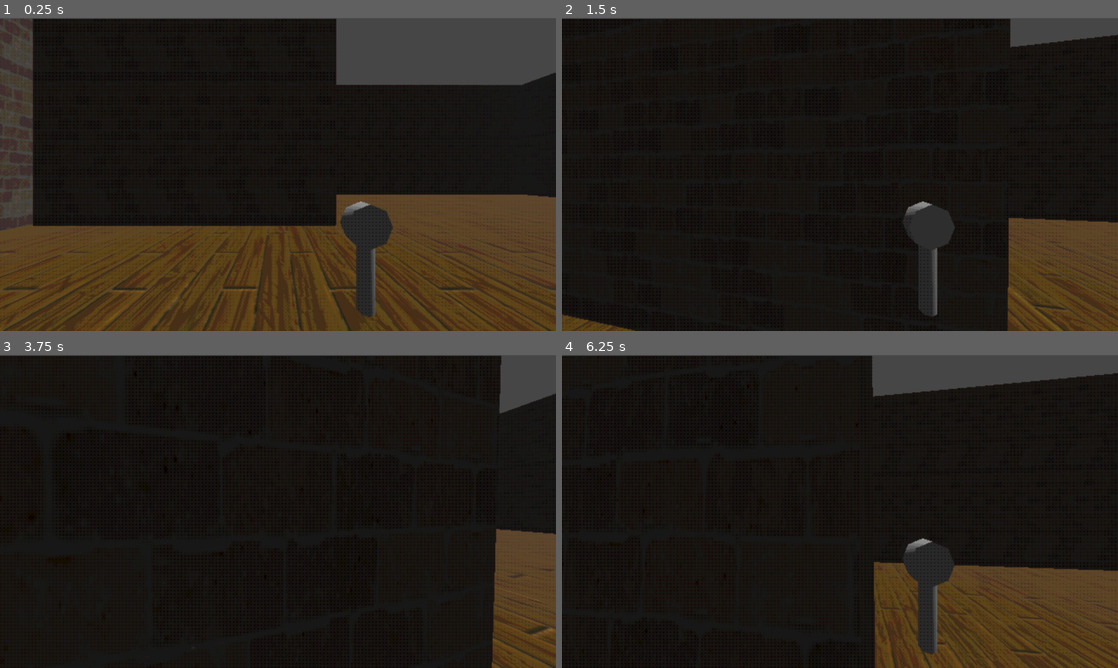
Above: before the commit, frames 1-4 (two rows, left to right).
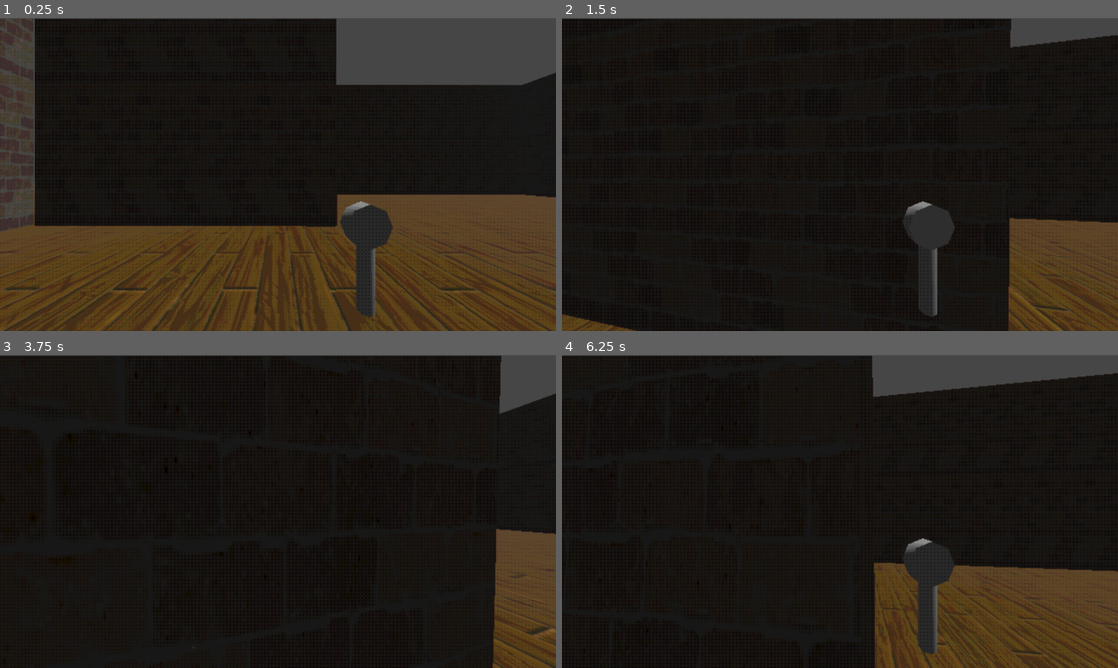
Above: after the commit, the same moments.

Repository: electrp/ggj25
Game: Godot game, scene res://levels/lvl_Room1.tscn
Same seed, same stepped clock (60 frames per second), same inputs: the game is played once before the commit and once after it. This scene is started directly instead of the project's main scene.
Inputs (mouse positions are in pixels of both pictures, inside the frame that each line leads up to):
- Up to frame 1 (0.25 s): no input
- Up to frame 2 (1.5 s): tap Enter at 0.5 s; move the mouse to (867, 174) at 0.52 s; hold Up (ui_up) from 0.53 s (still down); tap E (Interact, bound only after the commit) at 0.6 s; click (867, 174) at 0.67 s; tap Space (ui_accept) at 0.77 s; move the mouse to (812, 174) at 1.27 s; click (812, 174) at 1.35 s
- Up to frame 3 (3.75 s): keep holding Up (ui_up); tap Space (ui_accept) at 1.52, 2.75, 3.02 s; tap E (Interact, bound only after the commit) at 1.55, 2.1, 2.85 s; move the mouse to (289, 505) at 2.02 s; move the mouse to (272, 517) at 2.77 s; click (272, 517) at 2.92 s; move the mouse to (316, 514) at 3.52 s; press the mouse at (316, 514) at 3.53 s
- Up to frame 4 (6.25 s): tap Space (ui_accept) at 3.77, 4.52, 5, 6.02 s; tap E (Interact, bound only after the commit) at 3.8, 4.35, 5.1, 6.05 s; move the mouse to (795, 508) at 4.27 s; release the mouse at (795, 508) at 4.28 s; move the mouse to (845, 511) at 5.02 s; click (845, 511) at 5.17 s; move the mouse to (817, 505) at 5.77 s; release Up (ui_up) at 5.78 s; hold Right (ui_right) from 5.78 s (still down); click (817, 505) at 5.85 s

The runs differ from the first frame. In frame 1, 0.3% of the frame differs, in the area x 4-100%, y 0-97%; in frame 2, 0.1%; in frame 3, less than 0.1%; in frame 4, 0.1%.

Commit message:
Evil more level

Diff:
--- a/ggj25/levels/lvl_Room1.tscn
+++ b/ggj25/levels/lvl_Room1.tscn
@@ -10,6 +10,7 @@
 [ext_resource type="PackedScene" uid="uid://blp4ky1vg6all" path="res://assets/materials/models/grate.fbx" id="5_d6it0"]
 [ext_resource type="PackedScene" uid="uid://r5iernwak6gt" path="res://prefabs/pf_PauseMenu.tscn" id="5_upi7x"]
 [ext_resource type="PackedScene" uid="uid://dmjmirg3qxamh" path="res://prefabs/pf_Door.tscn" id="6_6pof4"]
+[ext_resource type="PackedScene" uid="uid://1anltr3fenvl" path="res://prefabs/pf_Button.tscn" id="11_0koqu"]
 
 [sub_resource type="ShaderMaterial" id="ShaderMaterial_1nht1"]
 shader = ExtResource("1_txtqo")
@@ -88,7 +89,7 @@
 size = Vector3(0.861328, 1, 1)
 
 [node name="Player" parent="SubViewportContainer/SubViewport" instance=ExtResource("1_2lqyt")]
-transform = Transform3D(1, 0, 0, 0, 1, 0, 0, 0, 1, 3.09027, 1.82582, 0.0133736)
+transform = Transform3D(0.999997, 0.00054823, 0.00234128, -0.000543907, 0.999998, -0.00185548, -0.00234229, 0.00185421, 0.999996, 3.09027, 1.82582, 0.0133736)
 
 [node name="BubbleSpawner" parent="SubViewportContainer/SubViewport" instance=ExtResource("2_j1ux3")]
 transform = Transform3D(-4.37114e-08, -0.130368, -4.37114e-08, 0, -5.69858e-09, 1, -1, 5.69858e-09, 1.91069e-15, 14.4437, 2.25992, 0.852121)
@@ -206,9 +207,9 @@
 size = Vector3(0.0151445, 0.536621, 1)
 
 [node name="WallRight11" type="CSGBox3D" parent="SubViewportContainer/SubViewport" groups=["poppable"]]
-transform = Transform3D(3.51541e-05, 0, -0.266045, 0, 9.49386, 0, 268.077, 0, 3.48876e-08, 44.6039, 3.36721, -1.20229)
-use_collision = true
-size = Vector3(0.0887308, 0.536621, 1)
+transform = Transform3D(3.51541e-05, 0, -0.266045, 0, 9.49386, 0, 268.077, 0, 3.48876e-08, 44.6039, 3.36721, -7.12501)
+use_collision = true
+size = Vector3(0.132918, 0.536621, 1)
 
 [node name="WallRight12" type="CSGBox3D" parent="SubViewportContainer/SubViewport" groups=["poppable"]]
 transform = Transform3D(3.51541e-05, 0, -0.266045, 0, 9.49386, 0, 268.077, 0, 3.48876e-08, 44.6039, 3.36721, 7.44928)
@@ -248,37 +249,113 @@
 [node name="Node3D" parent="SubViewportContainer/SubViewport/grate3" instance=ExtResource("3_xm7k1")]
 transform = Transform3D(-0.124, -1.32883e-08, 8.50316e-08, 1.08404e-08, -0.152, -4.82366e-08, -1.10989e-07, 7.71786e-08, -0.095, 0, 0, 0.277514)
 
+[node name="WallRight13" type="CSGBox3D" parent="SubViewportContainer/SubViewport" groups=["poppable"]]
+transform = Transform3D(-134.038, 0, -0.230402, 0, 9.49386, 0, 232.161, 0, -0.133023, 39.2111, 3.39614, 3.09619)
+use_collision = true
+size = Vector3(0.0225687, 0.536621, 1)
+
+[node name="WallRight14" type="CSGBox3D" parent="SubViewportContainer/SubViewport" groups=["poppable"]]
+transform = Transform3D(3.51541e-05, 0, -0.266045, 0, 9.49386, 0, 268.077, 0, 3.48876e-08, 40.6676, 3.38551, -3.16561)
+use_collision = true
+size = Vector3(0.0271464, 0.536621, 1)
+
+[node name="WallRight15" type="CSGBox3D" parent="SubViewportContainer/SubViewport" groups=["poppable"]]
+transform = Transform3D(3.51541e-05, 0, -0.266045, 0, 9.49386, 0, 268.077, 0, 3.48876e-08, 42.1742, 3.38551, -3.30511)
+use_collision = true
+size = Vector3(0.001, 0.536621, 1)
+
+[node name="WallRight16" type="CSGBox3D" parent="SubViewportContainer/SubViewport" groups=["poppable"]]
+transform = Transform3D(3.51541e-05, 0, -0.266045, 0, 9.49386, 0, 268.077, 0, 3.48876e-08, 44.1951, 3.42634, -5.41126)
+use_collision = true
+size = Vector3(0.001, 0.536621, 1)
+
+[node name="WallRight17" type="CSGBox3D" parent="SubViewportContainer/SubViewport" groups=["poppable"]]
+transform = Transform3D(3.51541e-05, 0, -0.266045, 0, 9.49386, 0, 268.077, 0, 3.48876e-08, 43.4418, 3.42634, -5.6575)
+use_collision = true
+size = Vector3(0.001, 0.536621, 1)
+
+[node name="WallRight18" type="CSGBox3D" parent="SubViewportContainer/SubViewport" groups=["poppable"]]
+transform = Transform3D(-68.8635, 0, -0.257118, 0, 9.49386, 0, 259.081, 0, -0.0683416, 40.9731, 3.32834, -6.97478)
+use_collision = true
+size = Vector3(0.0436518, 0.536621, 1)
+
+[node name="PfInteractable" parent="SubViewportContainer/SubViewport" instance=ExtResource("11_0koqu")]
+transform = Transform3D(1, 0, 0, 0, 1, 0, 0, 0, 1, 39.441, 2.93227, -14.4989)
+
+[node name="WallRight19" type="CSGBox3D" parent="SubViewportContainer/SubViewport" groups=["poppable"]]
+transform = Transform3D(124.265, 0, -0.235736, 0, 9.49386, 0, 237.536, 0, 0.123324, 41.1481, 3.32834, -15.0868)
+use_collision = true
+size = Vector3(0.0217559, 0.536621, 1)
+
+[node name="WallRight20" type="CSGBox3D" parent="SubViewportContainer/SubViewport" groups=["poppable"]]
+transform = Transform3D(268.077, 0, 0, 0, 9.49386, 0, 0, 0, 0.266046, 23.2575, 3.32834, -17.5986)
+use_collision = true
+size = Vector3(0.124398, 0.536621, 1)
+
+[node name="WallRight21" type="CSGBox3D" parent="SubViewportContainer/SubViewport" groups=["poppable"]]
+transform = Transform3D(268.077, 0, 0, 0, 9.49386, 0, 0, 0, 0.266046, 25.6989, 3.34109, -25.0098)
+use_collision = true
+size = Vector3(0.141249, 0.539307, 1)
+
+[node name="WallRight22" type="CSGBox3D" parent="SubViewportContainer/SubViewport" groups=["poppable"]]
+transform = Transform3D(3.51541e-05, 0, -0.266045, 0, 9.49386, 0, 268.077, 0, 3.48876e-08, 37.6809, 3.42634, -19.7822)
+use_collision = true
+size = Vector3(0.001, 0.536621, 1)
+
+[node name="WallRight23" type="CSGBox3D" parent="SubViewportContainer/SubViewport" groups=["poppable"]]
+transform = Transform3D(3.51541e-05, 0, -0.266045, 0, 9.49386, 0, 268.077, 0, 3.48876e-08, 36.6219, 3.42634, -19.9831)
+use_collision = true
+size = Vector3(0.001, 0.536621, 1)
+
+[node name="WallRight24" type="CSGBox3D" parent="SubViewportContainer/SubViewport" groups=["poppable"]]
+transform = Transform3D(3.51541e-05, 0, -0.266045, 0, 9.49386, 0, 268.077, 0, 3.48876e-08, 34.9492, 3.42634, -22.6827)
+use_collision = true
+size = Vector3(0.001, 0.536621, 1)
+
+[node name="WallRight25" type="CSGBox3D" parent="SubViewportContainer/SubViewport" groups=["poppable"]]
+transform = Transform3D(3.51541e-05, 0, -0.266045, 0, 9.49386, 0, 268.077, 0, 3.48876e-08, 34.2647, 3.42634, -22.9523)
+use_collision = true
+size = Vector3(0.001, 0.536621, 1)
+
+[node name="WallRight26" type="CSGBox3D" parent="SubViewportContainer/SubViewport" groups=["poppable"]]
+transform = Transform3D(3.51541e-05, 0, -0.266045, 0, 9.49386, 0, 268.077, 0, 3.48876e-08, 33.3843, 3.42634, -23.2814)
+use_collision = true
+size = Vector3(0.001, 0.536621, 1)
+
+[node name="WallRight27" type="CSGBox3D" parent="SubViewportContainer/SubViewport" groups=["poppable"]]
+transform = Transform3D(0.000108221, 0, -0.266045, 0, 9.49386, 0, 825.265, 0, 3.48876e-08, 30.103, 3.42634, -23.3147)
+use_collision = true
+size = Vector3(0.001, 0.536621, 1)
+
+[node name="WallRight28" type="CSGBox3D" parent="SubViewportContainer/SubViewport" groups=["poppable"]]
+transform = Transform3D(0.000108221, 0, -0.266045, 0, 9.49386, 0, 825.265, 0, 3.48876e-08, 27.0681, 3.42634, -21.1932)
+use_collision = true
+size = Vector3(0.001, 0.536621, 1)
+
+[node name="WallRight29" type="CSGBox3D" parent="SubViewportContainer/SubViewport" groups=["poppable"]]
+transform = Transform3D(0.000108221, 0, -0.266045, 0, 9.49386, 0, 825.265, 0, 3.48876e-08, 30.0739, 3.42634, -19.3618)
+use_collision = true
+size = Vector3(0.001, 0.536621, 1)
+
+[node name="WallRight30" type="CSGBox3D" parent="SubViewportContainer/SubViewport" groups=["poppable"]]
+transform = Transform3D(0.000108221, 0, -0.266045, 0, 9.49386, 0, 825.265, 0, 3.48876e-08, 30.0739, 3.42634, -19.3618)
+use_collision = true
+size = Vector3(0.001, 0.536621, 1)
+
+[node name="WallRight31" type="CSGBox3D" parent="SubViewportContainer/SubViewport" groups=["poppable"]]
+transform = Transform3D(583.551, 0, -0.188122, 0, 9.49386, 0, 583.551, 0, 0.188122, 24.5743, 3.31925, -18.9275)
+use_collision = true
+size = Vector3(0.00439746, 0.536621, 1)
+
+[node name="WallRight32" type="CSGBox3D" parent="SubViewportContainer/SubViewport" groups=["poppable"]]
+transform = Transform3D(-485.126, -3.70511e-06, -0.215224, -0.0649321, 9.49386, 1.50827e-05, 667.619, 0.000920682, -0.156393, 24.5342, 3.31925, -23.9068)
+use_collision = true
+size = Vector3(0.00488867, 0.536621, 1)
+
 [node name="PauseMenu" parent="." instance=ExtResource("5_upi7x")]
 
-[node name="WallRight11" type="CSGBox3D" parent="." groups=["poppable"]]
-transform = Transform3D(-134.038, 0, -0.230402, 0, 9.49386, 0, 232.161, 0, -0.133023, 39.1812, 3.36721, 3.1011)
-use_collision = true
-size = Vector3(0.0225687, 0.536621, 1)
-
-[node name="WallRight12" type="CSGBox3D" parent="." groups=["poppable"]]
-transform = Transform3D(3.51541e-05, 0, -0.266045, 0, 9.49386, 0, 268.077, 0, 3.48876e-08, 40.6377, 3.35658, -3.1607)
-use_collision = true
-size = Vector3(0.0271464, 0.536621, 1)
-
-[node name="WallRight13" type="CSGBox3D" parent="." groups=["poppable"]]
-transform = Transform3D(3.51541e-05, 0, -0.266045, 0, 9.49386, 0, 268.077, 0, 3.48876e-08, 42.1443, 3.35658, -3.3002)
-use_collision = true
-size = Vector3(0.001, 0.536621, 1)
-
-[node name="WallRight14" type="CSGBox3D" parent="." groups=["poppable"]]
-transform = Transform3D(3.51541e-05, 0, -0.266045, 0, 9.49386, 0, 268.077, 0, 3.48876e-08, 44.1652, 3.39741, -5.40635)
-use_collision = true
-size = Vector3(0.001, 0.536621, 1)
-
-[node name="WallRight15" type="CSGBox3D" parent="." groups=["poppable"]]
-transform = Transform3D(3.51541e-05, 0, -0.266045, 0, 9.49386, 0, 268.077, 0, 3.48876e-08, 43.4119, 3.39741, -5.65259)
-use_collision = true
-size = Vector3(0.001, 0.536621, 1)
-
-[node name="WallRight16" type="CSGBox3D" parent="." groups=["poppable"]]
-transform = Transform3D(-68.8635, 0, -0.257118, 0, 9.49386, 0, 259.081, 0, -0.0683416, 40.9432, 3.29941, -6.96987)
-use_collision = true
-size = Vector3(0.0436518, 0.536621, 1)
+[node name="Fan" parent="." instance=ExtResource("3_43o8t")]
+transform = Transform3D(-3.17103e-07, 0, 12.3662, 0, 4.15205, 0, -7.25447, 0, -5.40542e-07, 10.0805, 3.10317, -21.3192)
 
 [connection signal="bubble_entered" from="SubViewportContainer/SubViewport/grate/Node3D" to="SubViewportContainer/SubViewport/PfDoor" method="_on_node_3d_bubble_entered"]
 [connection signal="bubble_entered" from="SubViewportContainer/SubViewport/grate3/Node3D" to="SubViewportContainer/SubViewport/PfDoor2" method="_on_node_3d_bubble_entered"]
--- /dev/null
+++ b/ggj25/prefabs/pf_Button.tscn
@@ -0,0 +1,20 @@
+[gd_scene load_steps=3 format=3 uid="uid://1anltr3fenvl"]
+
+[ext_resource type="Script" path="res://scripts/scr_interactable.gd" id="1_hb3gb"]
+
+[sub_resource type="SphereShape3D" id="SphereShape3D_0mark"]
+
+[node name="StaticBody3D" type="StaticBody3D" groups=["interactable"]]
+collision_layer = 3
+collision_mask = 3
+script = ExtResource("1_hb3gb")
+
+[node name="CollisionShape3D" type="CollisionShape3D" parent="." groups=["interactable"]]
+transform = Transform3D(1, 0, 0, 0, 1, 0, 0, 0, 1, 0, -0.100725, 0)
+shape = SubResource("SphereShape3D_0mark")
+
+[node name="CSGCylinder3D" type="CSGCylinder3D" parent="."]
+transform = Transform3D(1, 0, 0, 0, 0.0293307, 0, 0, 0, 1, 0, -0.128136, 0)
+
+[node name="CSGSphere3D" type="CSGSphere3D" parent="."]
+transform = Transform3D(0.781738, 0, 0, 0, 0.781738, 0, 0, 0, 0.781738, 0, -0.25425, 0)
--- a/ggj25/prefabs/pf_Player.tscn
+++ b/ggj25/prefabs/pf_Player.tscn
@@ -9,7 +9,7 @@
 
 [sub_resource type="CapsuleShape3D" id="CapsuleShape3D_5qq5j"]
 
-[node name="Player" type="Node3D"]
+[node name="Player" type="Node3D" groups=["interactable"]]
 transform = Transform3D(1, 0, 0, 0, 1, 0, 0, 0, 1, 0.000385284, 0, 0.0133736)
 script = ExtResource("1_7qmpx")
 
@@ -30,6 +30,10 @@
 environment = ExtResource("3_4aogy")
 fov = 90.0
 
+[node name="RayCast3D" type="RayCast3D" parent="CharacterBody3D/Head/Camera3D"]
+transform = Transform3D(1, 0, 0, 0, -1.93467e-07, -1, 0, 4.426, -4.37114e-08, 0, 0, -0.47324)
+collision_mask = 3
+
 [node name="FanModel" type="Node3D" parent="CharacterBody3D/Head"]
 transform = Transform3D(0.1, 0, 0, 0, 0.2, 0, 0, 0, 0.1, 0.509374, -0.582478, -0.758498)
 
--- a/ggj25/project.godot
+++ b/ggj25/project.godot
@@ -30,6 +30,7 @@
 pushable=""
 poppable=""
 bubble=""
+interactable=""
 
 [input]
 
@@ -105,6 +106,11 @@
 "events": [Object(InputEventMouseButton,"resource_local_to_scene":false,"resource_name":"","device":-1,"window_id":0,"a …(257 unchanged characters)…
 ]
 }
+Interact={
+"deadzone": 0.5,
+"events": [Object(InputEventKey,"resource_local_to_scene":false,"resource_name":"","device":-1,"window_id":0,"alt_pressed":false,"shift_pressed":false,"ctrl_pressed":false,"meta_pressed":false,"pressed":false,"keycode":0,"physical_keycode":69,"key_label":0,"unicode":101,"location":0,"echo":false,"script":null)
+]
+}
 
 [rendering]
 
--- a/ggj25/scripts/scr_Player.gd
+++ b/ggj25/scripts/scr_Player.gd
@@ -2,6 +2,7 @@
 
 @onready var player = $CharacterBody3D
 @onready var fan_obj = $CharacterBody3D/PortableFan/Fan
+@onready var raycast = $CharacterBody3D/Head/Camera3D/RayCast3D
 
 var isFullscreen = false
 
@@ -9,5 +10,11 @@
 	pass
 
 # Called every frame. 'delta' is the elapsed time since the previous frame.
-func _process(delta: float) -> void:
+func _physics_process(delta: float) -> void:
 	fan_obj.activate = Input.is_action_pressed("Activate")
+
+	var pointing: Node3D = raycast.get_collider();
+	if(pointing != null and pointing.is_in_group("interactable")):
+		if(Input.is_action_just_pressed("Interact")):
+			pointing.interact(self)
+		pointing.hover(self)
--- /dev/null
+++ b/ggj25/scripts/scr_interactable.gd
@@ -0,0 +1,18 @@
+extends Node3D
+
+signal interacted
+
+# Called when the node enters the scene tree for the first time.
+func _ready() -> void:
+
+	pass # Replace with function body
+
+# Called every frame. 'delta' is the elapsed time since the previous frame.
+func _process(delta: float) -> void:
+	pass
+
+func interact(source: Node3D) -> void:
+	pass
+
+func hover(source: Node3D) -> void:
+	pass
Not shown: 1 places in ggj25/levels/lvl_Room1.tscn that only renumber resources
